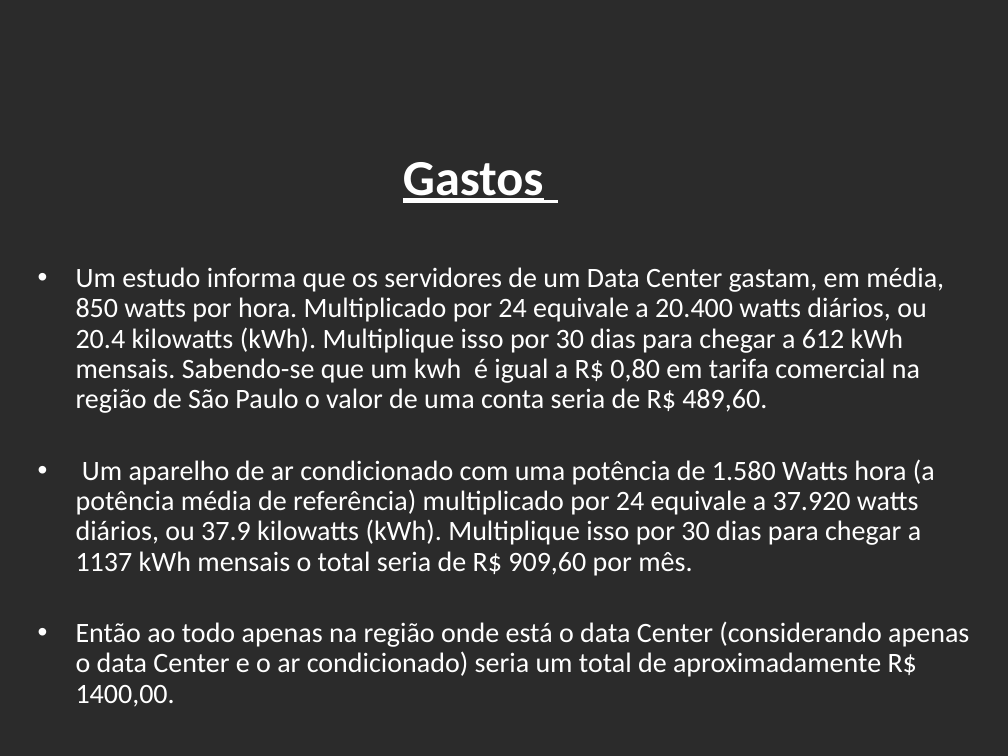
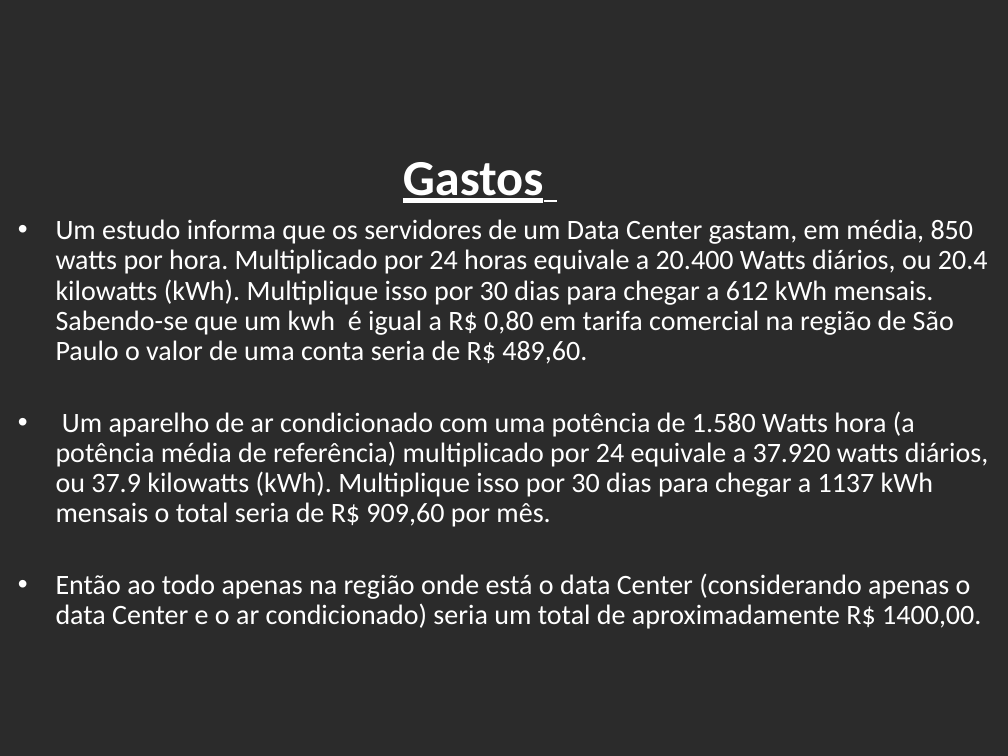
Before and after one commit to viniciushcano/PI-1o-semestre, a slide deck: slide 4 of ppt/DataCenter.pptx. Drawn at 1008x756 pixels with LibreOffice and Linux fonts; fonts in the diff are those of the drawing; background and template pictures are left out; a plain dark background stands for a picture behind light text. Boxes give left, top, right and bottom in pixels: in the first picture for what was removed or moved away, otherwise in the second. Text is boxed around its words. In the diff, an @@ line names an element or a change of style, - is before the commit and + after.

```diff
--- a/ppt/DataCenter.pptx
+++ b/ppt/DataCenter.pptx
@@ text "Um estudo informa que os ...": place and size @@
-text "Um estudo informa que os ..." at box(76, 267, 969, 707)
+text "Um estudo informa que os ..." at box(56, 219, 988, 629)
@@ text at box(56, 219, 988, 364): text changed @@
-• Um estudo informa que os servidores de um Data Center gastam, em média, 850 watts por hora. Multiplicado por 24 equivale a 20.400 watts diários, ou 20.4 kilowatts (kWh). Multiplique isso por 30 dias para chegar a 612 kWh mensais. Sabendo-se que um kwh é igual a R$ 0,80 em tarifa comercial na região de São Paulo o valor de uma conta seria de R$ 489,60.
+• Um estudo informa que os servidores de um Data Center gastam, em média, 850 watts por hora. Multiplicado por 24 horas equivale a 20.400 Watts diários, ou 20.4 kilowatts (kWh). Multiplique isso por 30 dias para chegar a 612 kWh mensais. Sabendo-se que um kwh é igual a R$ 0,80 em tarifa comercial na região de São Paulo o valor de uma conta seria de R$ 489,60.
@@ text at box(56, 411, 988, 629): indent changed @@
```
Also in this commit, not shown: 5 other slides changed, 1 slide added, 1 slide removed, 2 other files.
